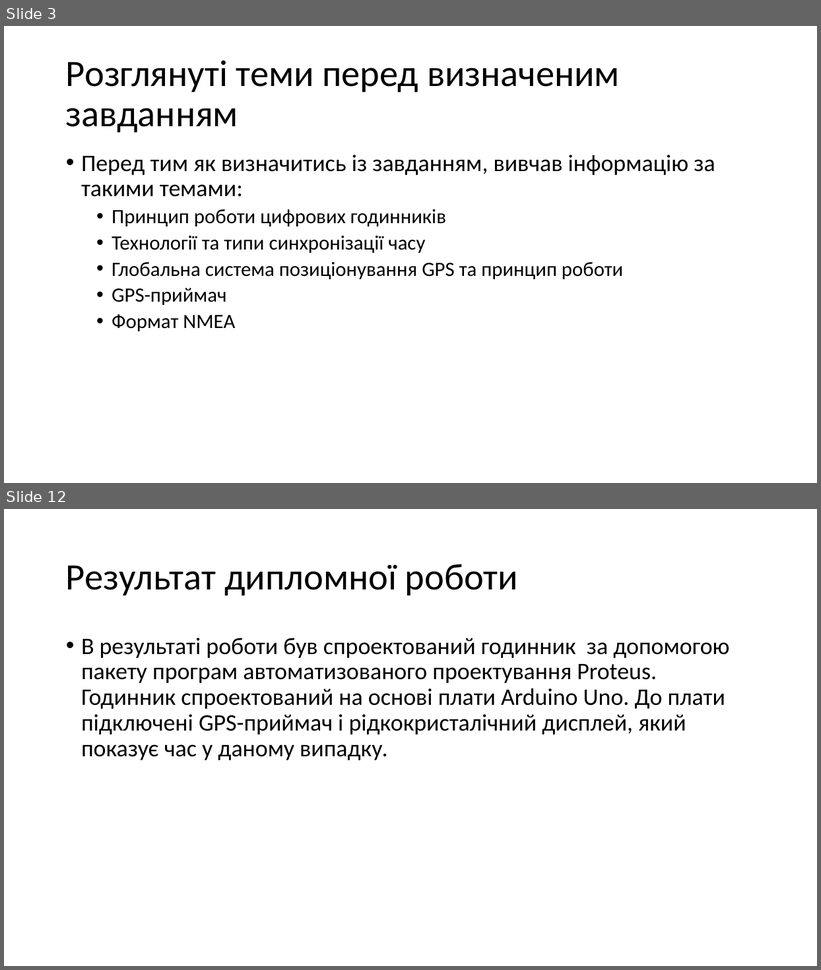
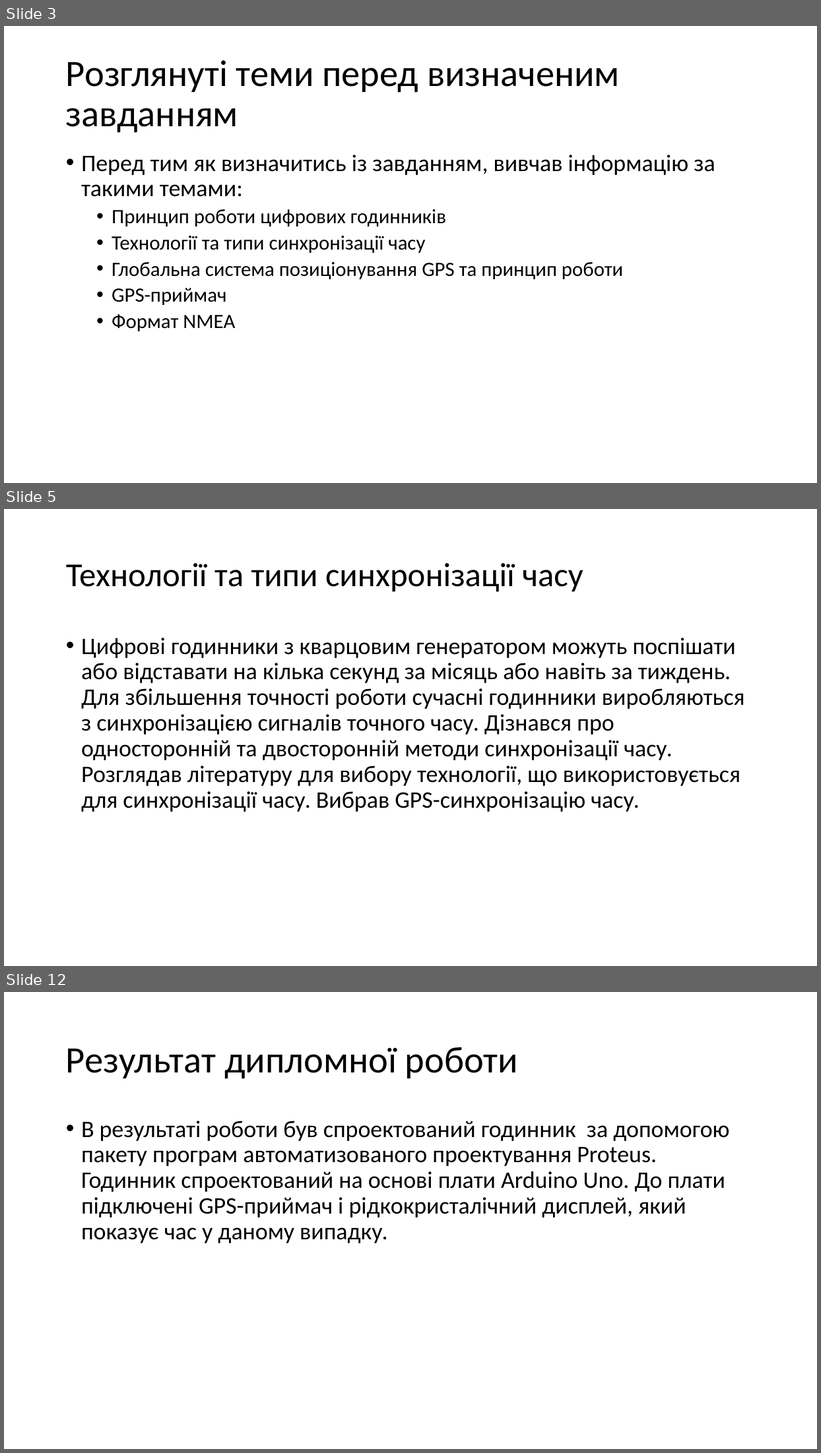
Before and after one commit to Vadym-Havryliuk/University-2, a slide deck: Доповідь 2.pptx. Shown one above the other, each under a label of ours: slides 3 and 12 before the commit, slides 3, 5 and 12 after it; the slides between them are not shown. The pictures are 821x970 and 821x1453 pixels, drawn with LibreOffice and Linux fonts; fonts in the diff are those of the drawing. Boxes give left, top, right and bottom in pixels: in the first picture for what was removed or moved away, otherwise in the second. Text is boxed around its words. In the diff, an @@ line names an element or a change of style, - is before the commit and + after.

```diff
--- a/Доповідь 2.pptx
+++ b/Доповідь 2.pptx
@@ slide 5 added at (4,509,817,966), background #FFFFFF @@
@@ title added at (66,563,583,592), 39.6 pt, text #000000 @@
+Технології та типи синхронізації часу
@@ text added at (81,638,745,812), 28 pt, text #000000 @@
+• Цифрові годинники з кварцовим генератором можуть поспішати або відставати на кілька секунд за місяць або навіть за тиждень. Для збільшення точності роботи сучасні годинники виробляються з синхронізацією сигналів точного часу. Дізнався про односторонній та двосторонній методи синхронізації часу. Розглядав літературу для вибору технології, що використовується для синхронізації часу. Вибрав GPS-синхронізацію часу.
```
Also in this commit, not shown: 4 slides changed, 2 other slides added, 3 slides removed, 1 other file.
